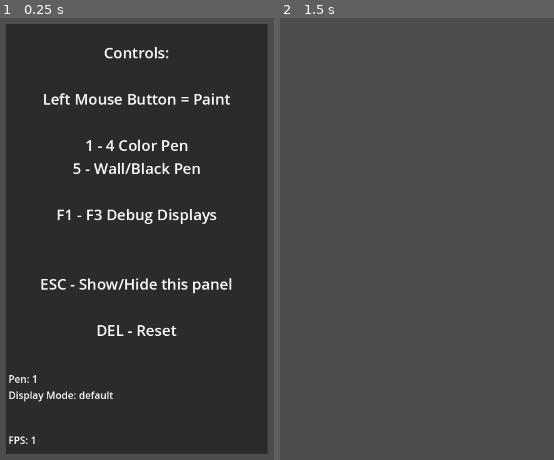
Above: before the commit, frames 1-2 (left to right).
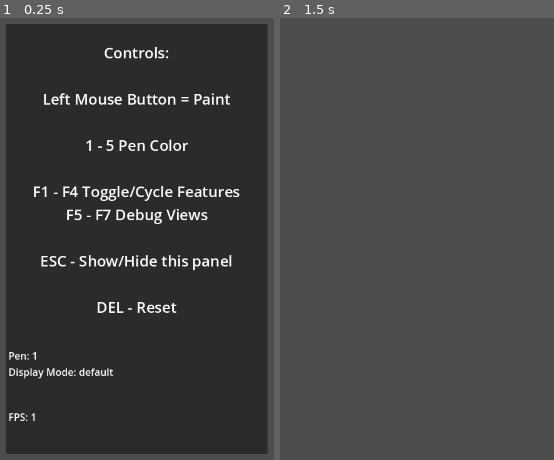
Above: after the commit, the same moments.

Repository: Sohojoe/radiance-cascades-godot
Game: Godot game, scene res://scenes/jason-today-gi-pt1.tscn
The game is run twice, just before and just after one commit, with the same random seed, the same clock (stepped at 60 frames per second) and the same inputs.
Inputs (mouse positions are in pixels of both pictures, inside the frame that each line leads up to):
- Up to frame 1 (0.25 s): no input
- Up to frame 2 (1.5 s): tap Enter at 0.5 s; move the mouse to (332, 216) at 0.52 s; hold 1 0.53-1.28 s; click (332, 216) at 0.67 s; tap Space at 1.25 s; move the mouse to (outside the picture) at 1.27 s; tap 2 at 1.35 s; click (outside the picture) at 1.42 s

The runs differ from the first frame. In frame 1, 6.1% of the frame differs, in the area x 3-88%, y 27-97%; in frame 2, nothing differs.
Error before the commit: Cannot call method 'storage_buffer_create' on a null value. (res://scripts/p1.gd:117)
Error after the commit: Cannot call method 'storage_buffer_create' on a null value. (res://scripts/p1.gd:136)

Commit message:
add toggle features

Diff:
--- a/jason-today-gi-pt1/project.godot
+++ b/jason-today-gi-pt1/project.godot
@@ -21,3 +21,26 @@
 window/size/viewport_height=720
 window/stretch/mode="viewport"
 window/vsync/vsync_mode=0
+
+[input]
+
+toggle_1={
+"deadzone": 0.5,
+"events": [Object(InputEventKey,"resource_local_to_scene":false,"resource_name":"","device":-1,"window_id":0,"alt_pressed":false,"shift_pressed":false,"ctrl_pressed":false,"meta_pressed":false,"pressed":false,"keycode":0,"physical_keycode":4194332,"key_label":0,"unicode":0,"location":0,"echo":false,"script":null)
+]
+}
+toggle_2={
+"deadzone": 0.5,
+"events": [Object(InputEventKey,"resource_local_to_scene":false,"resource_name":"","device":-1,"window_id":0,"alt_pressed":false,"shift_pressed":false,"ctrl_pressed":false,"meta_pressed":false,"pressed":false,"keycode":0,"physical_keycode":4194333,"key_label":0,"unicode":0,"location":0,"echo":false,"script":null)
+]
+}
+toggle_3={
+"deadzone": 0.5,
+"events": [Object(InputEventKey,"resource_local_to_scene":false,"resource_name":"","device":-1,"window_id":0,"alt_pressed":false,"shift_pressed":false,"ctrl_pressed":false,"meta_pressed":false,"pressed":false,"keycode":0,"physical_keycode":4194334,"key_label":0,"unicode":0,"location":0,"echo":false,"script":null)
+]
+}
+toggle_4={
+"deadzone": 0.5,
+"events": [Object(InputEventKey,"resource_local_to_scene":false,"resource_name":"","device":-1,"window_id":0,"alt_pressed":false,"shift_pressed":false,"ctrl_pressed":false,"meta_pressed":false,"pressed":false,"keycode":0,"physical_keycode":4194335,"key_label":0,"unicode":0,"location":0,"echo":false,"script":null)
+]
+}
--- a/jason-today-gi-pt1/scenes/pt_1.tscn
+++ b/jason-today-gi-pt1/scenes/pt_1.tscn
@@ -23,13 +23,11 @@
 
 Left Mouse Button = Paint
 
-1 - 4 Color Pen
-5 - Wall/Black Pen
+1 - 5 Pen Color
 
-F1 - F3 Debug Displays
-
+F1 - F4 Toggle/Cycle Features
+F5 - F7 Debug Views
 
 ESC - Show/Hide this panel
 
-DEL - Reset
-"
+DEL - Reset"
--- a/jason-today-gi-pt1/scripts/p1.gd
+++ b/jason-today-gi-pt1/scripts/p1.gd
@@ -7,7 +7,7 @@
 @export var show_noise: bool = true
 @export var show_grain: bool = true
 @export var enable_sun: bool = true
-@export var use_temporal_accum: bool = false
+# @export var use_temporal_accum: bool = false
 
 @export_range(0, 1468, .1) var raymarch_max_steps:int = 256
 @export var accum_radiance: bool = true
@@ -46,7 +46,7 @@
 
 var consts_buffer
 
-var draw_texture
+var input_texture
 var output_texture
 var jfa_texture
 var jfa_texture_prev
@@ -91,11 +91,30 @@
 		set_pen(3)
 	elif Input.is_key_pressed(KEY_5):
 		set_pen(4)
-	if Input.is_key_pressed(KEY_F1):
+
+
+# @export_range(0, 6.2) var sun_angle:float = 4.2
+# @export var show_noise: bool = true
+# @export var show_grain: bool = true
+# @export var enable_sun: bool = true
+
+	if Input.is_action_just_pressed("toggle_1"):
+		show_noise = !show_noise
+	if Input.is_action_just_pressed("toggle_2"):
+		show_grain = !show_grain
+	if Input.is_action_just_pressed("toggle_3"):
+		enable_sun = !enable_sun
+	if Input.is_action_just_pressed("toggle_4"):
+		sun_angle += 6.2 / 7.333
+		if sun_angle > 6.2:
+			sun_angle -= 6.2
+
+
+	if Input.is_key_pressed(KEY_F5):
 		display_mode="draw"
-	elif Input.is_key_pressed(KEY_F2):
+	elif Input.is_key_pressed(KEY_F6):
 		display_mode="jfa"
-	elif Input.is_key_pressed(KEY_F3):
+	elif Input.is_key_pressed(KEY_F7):
 		display_mode="distance"
 	else:
 		display_mode="default"
@@ -105,7 +124,7 @@
 	simple_ui.set_debug_output_text(debug_str)
 
 func setup():
-	var image = Image.create(size.x, size.y, false, Image.FORMAT_RGBAF)
+	var image = Image.create(int(size.x), int(size.y), false, Image.FORMAT_RGBAF)
 	var image_texture = ImageTexture.create_from_image(image)
 	texture = image_texture
 
@@ -123,7 +142,7 @@
 	fmt3.format = RenderingDevice.DATA_FORMAT_R32G32B32A32_SFLOAT
 	fmt3.usage_bits = RenderingDevice.TEXTURE_USAGE_STORAGE_BIT | RenderingDevice.TEXTURE_USAGE_CAN_COPY_TO_BIT | RenderingDevice.TEXTURE_USAGE_CAN_COPY_FROM_BIT
 	var view3 = RDTextureView.new()
-	draw_texture = rd.texture_create(fmt3, view3)
+	input_texture = rd.texture_create(fmt3, view3)
 	output_texture = rd.texture_create(fmt3, view3)
 	jfa_texture = rd.texture_create(fmt3, view3)
 	jfa_texture_prev = rd.texture_create(fmt3, view3)
@@ -132,16 +151,16 @@
 	draw_input_tex_uniform = RDUniform.new()
 	draw_input_tex_uniform.uniform_type = RenderingDevice.UNIFORM_TYPE_IMAGE
 	draw_input_tex_uniform.binding = 2
-	draw_input_tex_uniform.add_id(draw_texture)
+	draw_input_tex_uniform.add_id(input_texture)
 	draw_output_tex_uniform = RDUniform.new()
 	draw_output_tex_uniform.uniform_type = RenderingDevice.UNIFORM_TYPE_IMAGE
 	draw_output_tex_uniform.binding = 1
-	draw_output_tex_uniform.add_id(draw_texture)
+	draw_output_tex_uniform.add_id(input_texture)
 
 	raymarch_input_tex_uniform = RDUniform.new()
 	raymarch_input_tex_uniform.uniform_type = RenderingDevice.UNIFORM_TYPE_IMAGE
 	raymarch_input_tex_uniform.binding = 2
-	raymarch_input_tex_uniform.add_id(draw_texture)
+	raymarch_input_tex_uniform.add_id(input_texture)
 	raymarch_output_tex_uniform = RDUniform.new()
 	raymarch_output_tex_uniform.uniform_type = RenderingDevice.UNIFORM_TYPE_IMAGE
 	raymarch_output_tex_uniform.binding = 1
@@ -197,7 +216,7 @@
 	elif display_mode=="distance":
 		send_image(distance_texture)
 	elif display_mode=="draw":
-		send_image(draw_texture)
+		send_image(input_texture)
 	else:
 		send_image(output_texture)
 
@@ -354,7 +373,7 @@
 		show_noise,
 		show_grain,
 		enable_sun,
-		use_temporal_accum,
+		# use_temporal_accum,
 		]).to_byte_array())
 	pc_bytes.resize(ceil(pc_bytes.size() / 16.0) * 16)
 
Not shown, changed: jason-today-gi-pt1/shaders/jfa_raymarch.glsl
Not shown, added: reference/jason-today-gl-pt1/07-gi_falling_sand.js
